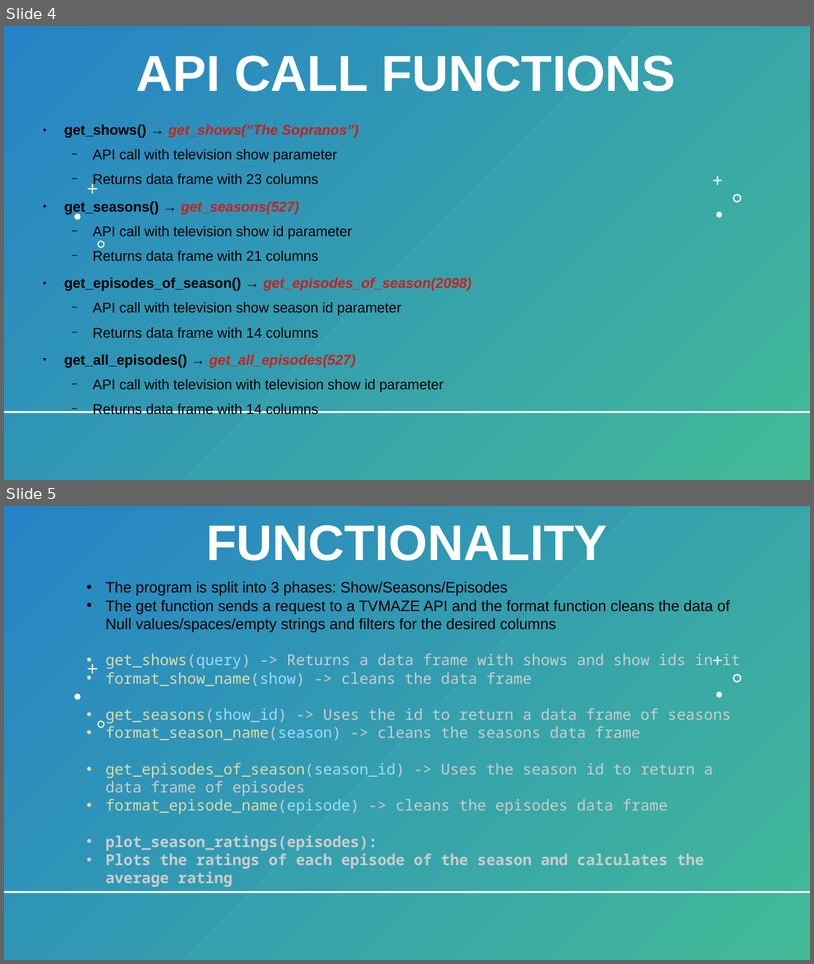
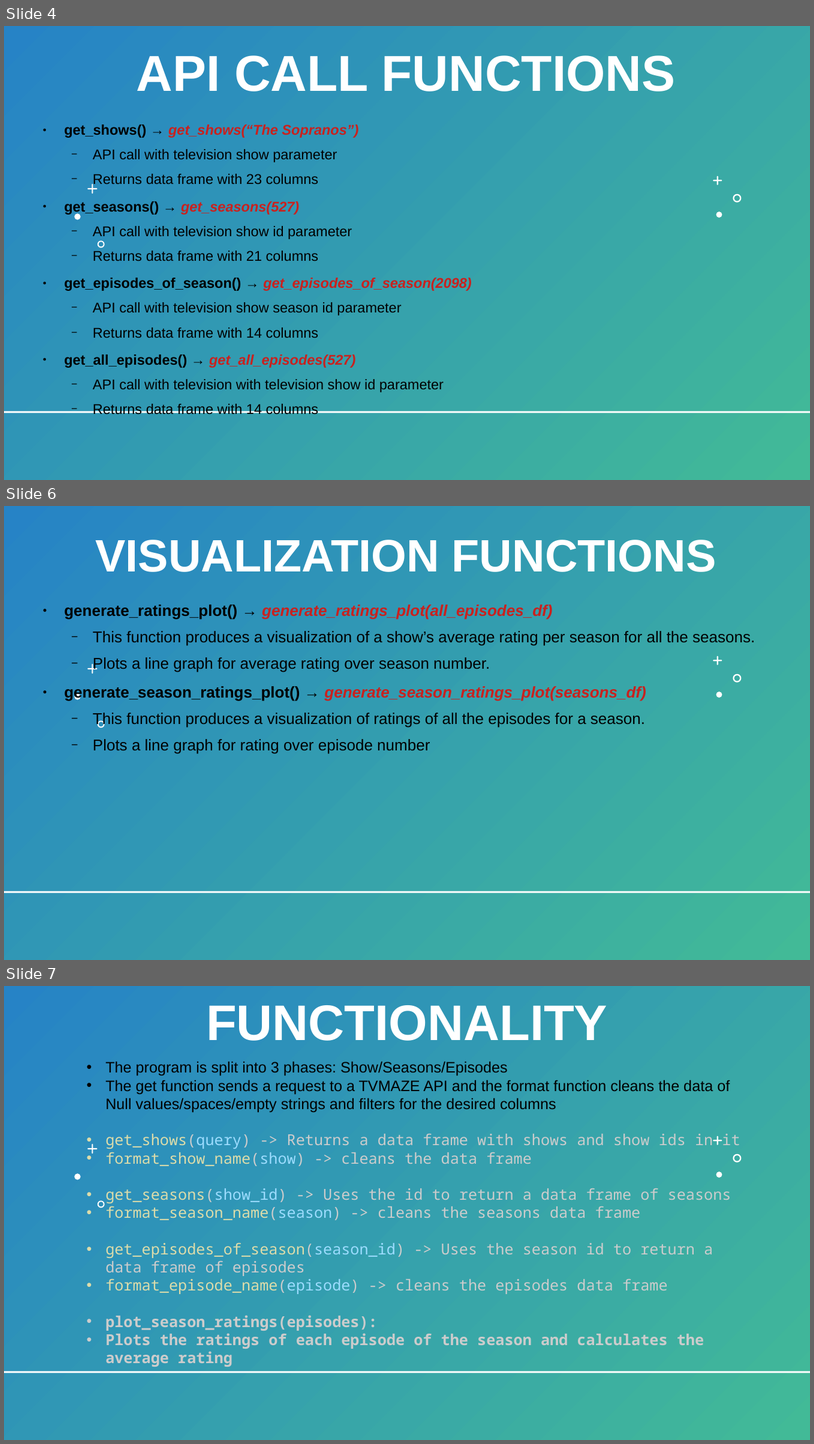
Before and after one commit to BaldeepDhada/API-Shows, a slide deck: 534-Slides.pptx. Shown one above the other, each under a label of ours: slides 4 and 5 before the commit, slides 4, 6 and 7 after it; the slides between them are not shown. The pictures are 814x964 and 814x1444 pixels, drawn with LibreOffice and Linux fonts; fonts in the diff are those of the drawing. Boxes give left, top, right and bottom in pixels: in the first picture for what was removed or moved away, otherwise in the second. Text is boxed around its words. In the diff, an @@ line names an element or a change of style, - is before the commit and + after.

Commit message:
Added slides

```diff
--- a/534-Slides.pptx
+++ b/534-Slides.pptx
@@ slide 6 added at (4, 506, 810, 960), background #FFFFFF; not listed: 1 template element that a slide beside it also shows @@
@@ rectangle added at (4, 506, 810, 960), fill gradient #2683C6 to #42BA97 @@
@@ title added at (96, 540, 717, 572), 54 pt, text #FFFFFF, bold @@
+VISUALIZATION FUNCTIONS
@@ line added from (51, 580) to (51, 959), #2683C6 2 pt @@
@@ text added at (64, 604, 755, 754), 18.6 pt, text #000000 @@
+● generate_ratings_plot() → generate_ratings_plot(all_episodes_df)
+  − This function produces a visualization of a show’s average rating per season for all the seasons.
+  − Plots a line graph for average rating over season number.
+● generate_season_ratings_plot() → generate_season_ratings_plot(seasons_df)
+  − This function produces a visualization of ratings of all the episodes for a season.
+  − Plots a line graph for rating over episode number
@@ freeform shape added at (87, 664, 97, 673), fill #FFFFFF @@
@@ freeform shape added at (714, 656, 723, 665), fill #FFFFFF @@
@@ freeform shape added at (734, 673, 742, 682), fill #FFFFFF @@
@@ freeform shape added at (74, 694, 80, 700), fill #FFFFFF @@
@@ freeform shape added at (717, 692, 723, 698), fill #FFFFFF @@
@@ freeform shape added at (98, 721, 105, 728), fill #FFFFFF @@
@@ line added from (4, 892) to (810, 892), #FFFFFF 2 pt @@
@@ what was slide 5 is now slide 7 @@
```
Also in this commit, not shown: 1 other slide added.
